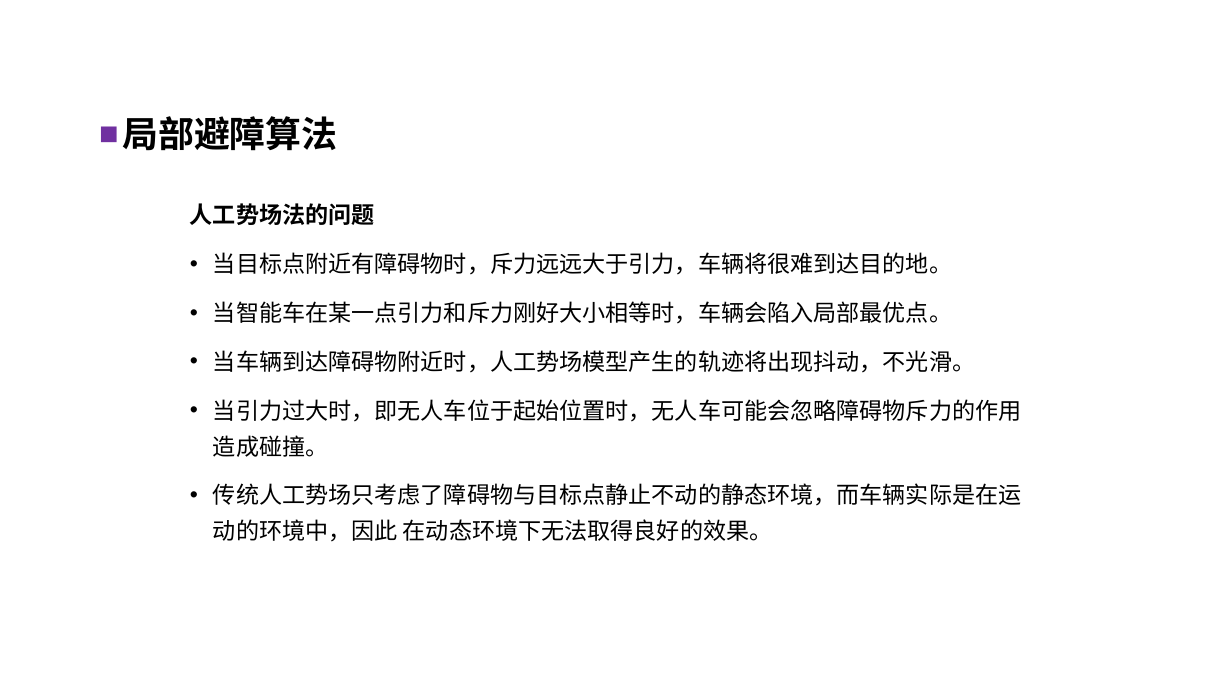
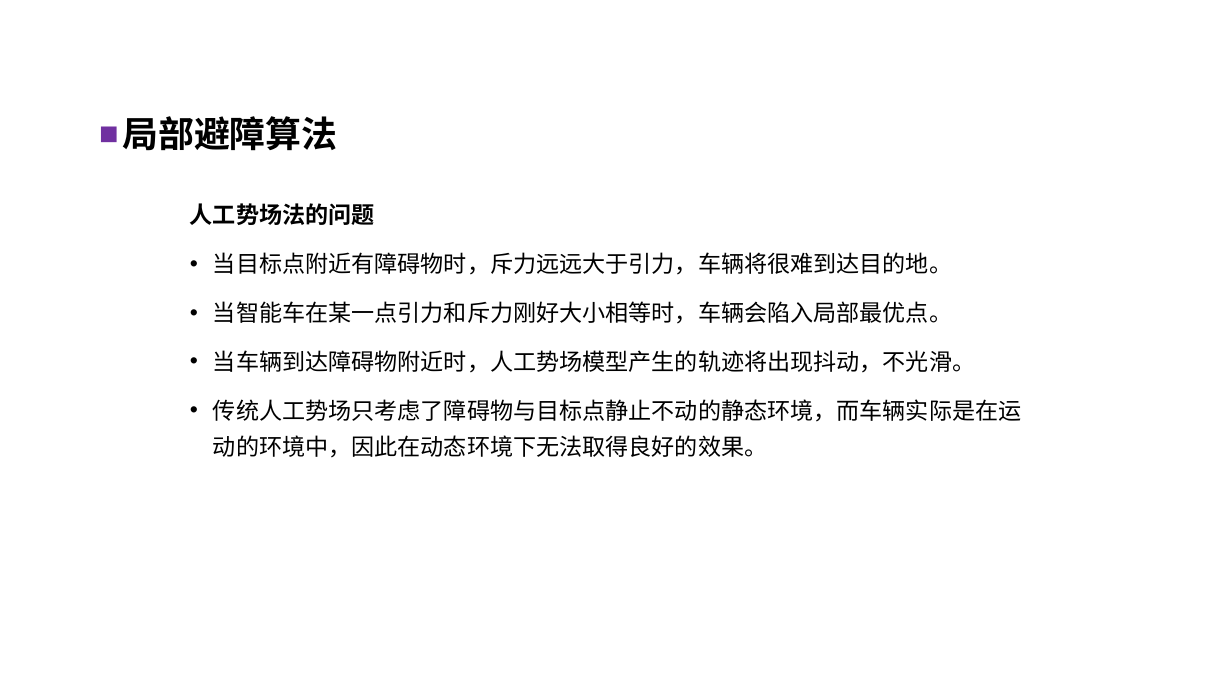
Before and after one commit to QiuYi111/AutonomousCar-, a slide deck: slide 27 of LiteratureReview/ppt/自主移动车原型设计.pptx (slide 28 before the commit). Drawn at 1232x693 pixels with LibreOffice and Linux fonts; fonts in the diff are those of the drawing; background and template pictures are left out. Boxes give left, top, right and bottom in pixels: in the first picture for what was removed or moved away, otherwise in the second. Text is boxed around its words. In the diff, an @@ line names an element or a change of style, - is before the commit and + after.

```diff
--- a/LiteratureReview/ppt/自主移动车原型设计.pptx
+++ b/LiteratureReview/ppt/自主移动车原型设计.pptx
@@ text at bbox=[213, 399, 1021, 458]: text changed @@
-• 当引力过大时，即无人车位于起始位置时，无人车可能会忽略障碍物斥力的作用造成碰撞。
-• 传统人工势场只考虑了障碍物与目标点静止不动的静态环境，而车辆实际是在运动的环境中，因此 在动态环境下无法取得良好的效果。
+• 传统人工势场只考虑了障碍物与目标点静止不动的静态环境，而车辆实际是在运动的环境中，因此在动态环境下无法取得良好的效果。
```
Also in this commit, not shown: 25 other slides changed, 3 slides added, 3 slides removed, 1 other file.
